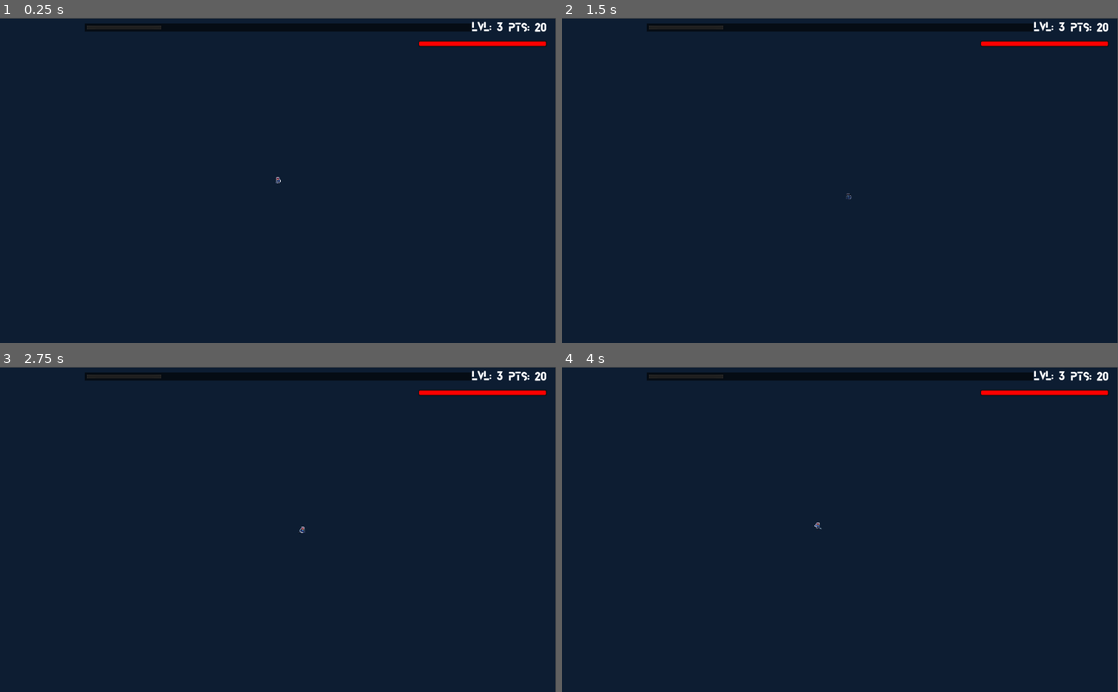
Above: before the commit, frames 1-4 (two rows, left to right).
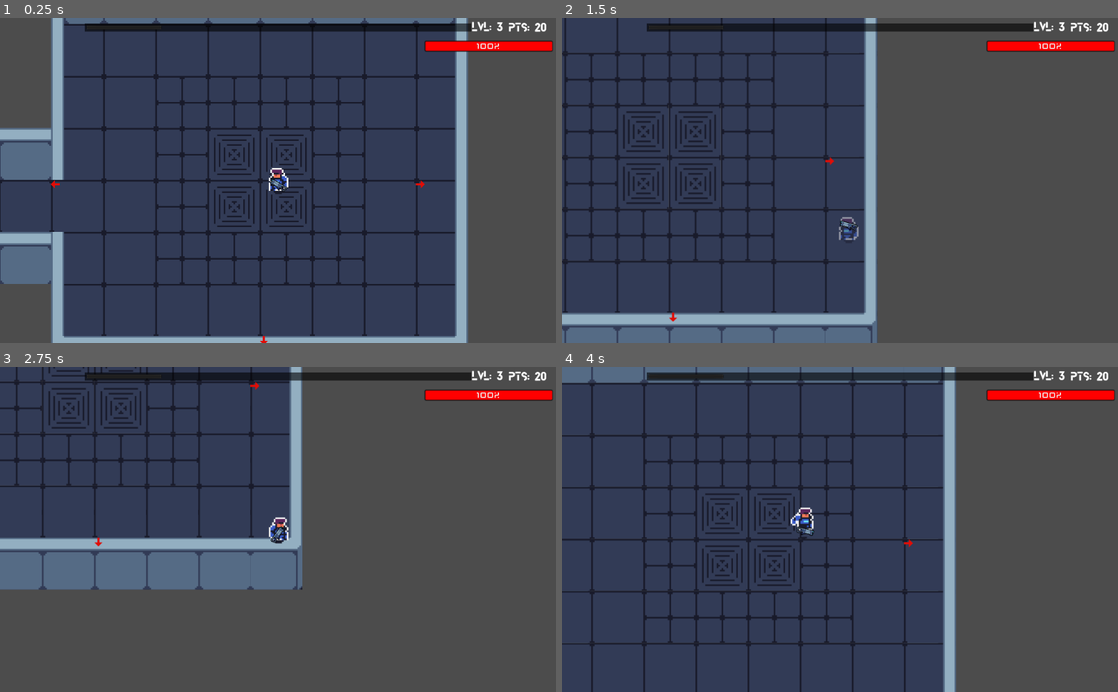
Above: after the commit, the same moments.

Repository: Manteater/H446_NEA
Game: Godot game, scene res://Source/Levels/Dungeon.tscn
Two runs of this game, one before a commit and one after it. Both use one fixed random seed, a clock stepped at 60 frames per second and the inputs below. The engine's default icon, where the game draws it, is replaced by a stand-in: a white triangle on a blue panel in a dark square.
Inputs (mouse positions are in pixels of both pictures, inside the frame that each line leads up to):
- Up to frame 1 (0.25 s): no input
- Up to frame 2 (1.5 s): tap Enter at 0.5 s; move the mouse to (962, 164) at 0.52 s; hold D (move_right) 0.53-1.28 s; tap E (Interact) at 0.6, 1.35 s; move the mouse to (728, 196) at 1.27 s; hold S (move_down) from 1.28 s (still down)
- Up to frame 3 (2.75 s): move the mouse to (333, 458) at 2.02 s; release S (move_down) at 2.03 s; hold D (move_right) from 2.03 s (still down); hold Right mouse button (dash) from 2.03 s (still down); tap E (Interact) at 2.3 s
- Up to frame 4 (4 s): move the mouse to (812, 594) at 2.77 s; release D (move_right) at 2.78 s; release Right mouse button (dash) at 2.78 s; hold W (move_up) 2.78-3.53 s; click (812, 594) at 2.85 s; tap E (Interact) at 3.05, 3.6 s; move the mouse to (1006, 578) at 3.52 s; hold A (move_left) from 3.53 s (still down)

The runs differ from the first frame. In frame 1, 91% of the frame differs, in the area x 0-100%, y 0-100%; in frame 2, 93%; in frame 3, 95%; in frame 4, 93%.

Commit message:
testing stuff

Diff:
--- a/Source/Actors/Drone.tscn
+++ b/Source/Actors/Drone.tscn
@@ -240,7 +240,7 @@
 flip_h = true
 hframes = 10
 vframes = 16
-frame = 7
+frame = 3
 
 [node name="AnimationPlayer" type="AnimationPlayer" parent="."]
 anims/Death = SubResource( 1 )
@@ -274,7 +274,6 @@
 collision_layer = 0
 
 [node name="rangeHitbox" type="CollisionShape2D" parent="Range"]
-position = Vector2( 1, 0 )
 shape = SubResource( 11 )
 
 [connection signal="body_entered" from="WallDetector" to="." method="_on_WallDetector_body_entered"]
--- a/Source/Actors/Player.gd
+++ b/Source/Actors/Player.gd
@@ -106,6 +106,10 @@
 func handleSkillTree():
 	$CanvasLayer/HUD.toggleSkillTree()
 
+func handleShop():
+	get_tree().paused = true#pauses the tree so player cant move
+	$CanvasLayer/HUD/Shop.visible=true#shows the shop
+
 func applyDamage(damage):
 	currentHealth -= damage#applies the damage to the player
 	print(currentHealth)
@@ -138,5 +142,5 @@
 	if interactions:
 		var curInteraction = interactions[0]#fetches the object at index 0
 		match curInteraction.interactValue:#matches the interact value with a given action
-			"open Shop": $CanvasLayer/HUD/Shop.visible=true#in this case the shop will open
+			"open Shop": handleShop()
 			"open skillTree": handleSkillTree()
--- a/Source/Levels/Dungeon.gd
+++ b/Source/Levels/Dungeon.gd
@@ -5,4 +5,4 @@
 	#LevelGenerator.wall = $wall
 	LevelGenerator.ground = $ground
 	LevelGenerator.border=$border
-	LevelGenerator.generateMap(-11)#test
+	LevelGenerator.generateMap(8)#test
--- a/Source/Levels/Dungeon.tscn
+++ b/Source/Levels/Dungeon.tscn
@@ -130,11 +130,8 @@
 zoom = Vector2( 4, 4 )
 
 [node name="Player" parent="." instance=ExtResource( 3 )]
-position = Vector2( -430, -559 )
+position = Vector2( 34, 1 )
 z_index = 1
-
-[node name="Camera2D" parent="Player" index="7"]
-zoom = Vector2( 4, 4 )
 
 [node name="CollisionShape2D" parent="Player/interactionArea" index="0"]
 position = Vector2( 3, -3 )
--- a/Source/Levels/WorldTemplate.tscn
+++ b/Source/Levels/WorldTemplate.tscn
@@ -89,13 +89,20 @@
 [node name="Enemies" type="Node" parent="Navigation2D"]
 
 [node name="Drone" parent="Navigation2D/Enemies" instance=ExtResource( 4 )]
-position = Vector2( 343, 1613 )
+position = Vector2( 1224, 297 )
+health = 100
+speed = 150
+damage = 200
 
 [node name="Stomper" parent="Navigation2D/Enemies" instance=ExtResource( 1 )]
 position = Vector2( 561, 860 )
+health = 1000
+speed = 50
+damage = 100
 
 [node name="RunnerGuy" parent="Navigation2D/Enemies" instance=ExtResource( 5 )]
 position = Vector2( 1428, 672 )
+damage = 100
 
 [node name="Player" parent="Navigation2D" instance=ExtResource( 2 )]
 position = Vector2( 173, 200 )
--- a/Source/Tools/Character.gd
+++ b/Source/Tools/Character.gd
@@ -1,7 +1,7 @@
 extends Resource
 class_name Character
 
-export var speed := 1000
+export var speed := 200
 export var dashSpeed := 1000
 export var health: int
 
@@ -12,9 +12,9 @@
 export var xpNeeded = 100
 export var money = 40
 
-export var bulletSpeed = 1000#the speed that the bullet will travel at
-export var cooldown = 5#this is the cooldown in between shots
+export var bulletSpeed = 500#the speed that the bullet will travel at
+export var cooldown = 10#this is the cooldown in between shots
 export var bulletLifetime = 200#this tracks how long the bullets are alive for
-export var bulletBounces = 3
-export var bulletAmount = 3
+export var bulletBounces = 0
+export var bulletAmount = 1
 export var bulletDamage = 10
--- a/Source/UI/HUD.gd
+++ b/Source/UI/HUD.gd
@@ -11,13 +11,13 @@
 
 func _ready():
 	healthbar.max_value = playerStats.maxHealth
-
+	healthbar.value = playerStats.maxHealth
 
 
 
 func _physics_process(delta):
 	playerStats = Global.characterSave
-	healthbar.value = (playerStats.health/playerStats.maxHealth)*100
+	healthbar.value = playerStats.health
 	expBar.value = playerStats.xp
 	xpLvl.text = "Lvl: "+ String(playerStats.level)
 	xpPoints.text = "Pts: "+String(playerStats.xpPoints)
--- a/Source/UI/HUD.tscn
+++ b/Source/UI/HUD.tscn
@@ -10,6 +10,10 @@
 [ext_resource path="res://Source/UI/Title.tscn" type="PackedScene" id=8]
 [ext_resource path="res://Source/UI/Menus/skillTree.tscn" type="PackedScene" id=9]
 [ext_resource path="res://Source/UI/Menus/Shop.tscn" type="PackedScene" id=10]
+
+[sub_resource type="DynamicFont" id=5]
+size = 20
+font_data = ExtResource( 1 )
 
 [sub_resource type="StyleBoxFlat" id=2]
 bg_color = Color( 0, 0, 0, 0.364706 )
@@ -36,10 +40,6 @@
 size = 85
 font_data = ExtResource( 1 )
 
-[sub_resource type="DynamicFont" id=5]
-size = 20
-font_data = ExtResource( 1 )
-
 [node name="HUD" type="Control"]
 pause_mode = 2
 anchor_right = 1.0
@@ -47,6 +47,22 @@
 size_flags_horizontal = 3
 size_flags_vertical = 3
 script = ExtResource( 6 )
+
+[node name="xpPoints" parent="." instance=ExtResource( 8 )]
+margin_left = 425.0
+margin_top = 5.0
+margin_right = 479.0
+margin_bottom = 30.0
+custom_fonts/font = SubResource( 5 )
+text = "Pts:"
+
+[node name="xpLvl" parent="." instance=ExtResource( 8 )]
+margin_left = 357.0
+margin_top = 4.0
+margin_right = 411.0
+margin_bottom = 29.0
+custom_fonts/font = SubResource( 5 )
+text = "Lvl:"
 
 [node name="xpBar" type="ProgressBar" parent="."]
 anchor_left = 0.5
@@ -59,7 +75,7 @@
 custom_colors/font_color_shadow = Color( 0, 0, 0, 1 )
 custom_styles/bg = SubResource( 2 )
 step = 1.0
-value = 50.0
+rounded = true
 percent_visible = false
 
 [node name="healthBar" type="ProgressBar" parent="."]
@@ -67,17 +83,14 @@
 anchor_top = 0.5
 anchor_right = 1.0
 anchor_bottom = 0.5
-margin_left = -18.0
-margin_top = -248.0
-margin_right = 216.0
+margin_left = -241.0
+margin_top = -257.0
+margin_right = -7.0
 margin_bottom = -239.0
-rect_rotation = 180.0
 theme = ExtResource( 7 )
 custom_styles/fg = SubResource( 3 )
 custom_styles/bg = SubResource( 4 )
 step = 1.0
-value = 100.0
-percent_visible = false
 
 [node name="PauseOverlay" type="ColorRect" parent="."]
 visible = false
@@ -165,21 +178,5 @@
 [node name="skillTree" parent="." instance=ExtResource( 9 )]
 visible = false
 
-[node name="xpPoints" parent="." instance=ExtResource( 8 )]
-margin_left = 425.0
-margin_top = 5.0
-margin_right = 479.0
-margin_bottom = 30.0
-custom_fonts/font = SubResource( 5 )
-text = "Pts:"
-
-[node name="xpLvl" parent="." instance=ExtResource( 8 )]
-margin_left = 357.0
-margin_top = 4.0
-margin_right = 411.0
-margin_bottom = 29.0
-custom_fonts/font = SubResource( 5 )
-text = "Lvl:"
-
 [connection signal="button_up" from="PauseOverlay/VBoxContainer/MarginContainer3/ContinueButton" to="." method="_on_ContinueButton_button_up"]
 [connection signal="button_up" from="PauseOverlay/VBoxContainer/MarginContainer5/button" to="." method="_on_button_button_up"]
--- a/Source/UI/Menus/Shop.gd
+++ b/Source/UI/Menus/Shop.gd
@@ -1,7 +1,12 @@
 extends Control
 
 
+func _ready():
+	set_as_toplevel(true)#this means it processes above everything else meaning that the buttons can be clicked
 
+func _physics_process(delta):
+	$MoneyLbl.text = "Money: "+str(Global.characterSave.money)#sets the money variable to the textbox
 
 func _on_button_pressed():
-	visible = false
+	visible = false#makes itself invisible again
+	get_tree().paused = false#unpauses the game
--- a/Source/UI/Menus/Shop.tscn
+++ b/Source/UI/Menus/Shop.tscn
@@ -4,17 +4,7 @@
 [ext_resource path="res://Source/UI/Title.tscn" type="PackedScene" id=2]
 [ext_resource path="res://Assets/UI/fonts/Blanka.otf" type="DynamicFontData" id=3]
 [ext_resource path="res://Source/UI/Buttons/button.tscn" type="PackedScene" id=4]
-
-[sub_resource type="GDScript" id=3]
-script/source = "extends Control
-
-
-func _physics_process(delta):
-	$MoneyLbl.text = \"Money: \"+str(Global.characterSave.money)
-
-func _on_button_pressed():
-	visible = false
-"
+[ext_resource path="res://Source/UI/Menus/Shop.gd" type="Script" id=5]
 
 [sub_resource type="DynamicFont" id=1]
 size = 50
@@ -25,9 +15,21 @@
 font_data = ExtResource( 3 )
 
 [node name="Shop" type="Control"]
-margin_right = 1024.0
-margin_bottom = 600.0
-script = SubResource( 3 )
+pause_mode = 2
+anchor_right = 1.0
+anchor_bottom = 1.0
+size_flags_horizontal = 3
+size_flags_vertical = 3
+script = ExtResource( 5 )
+
+[node name="ColorRect" type="ColorRect" parent="."]
+anchor_right = 1.0
+anchor_bottom = 1.0
+margin_left = -1.0
+margin_top = 1.0
+margin_right = -1.0
+margin_bottom = 1.0
+color = Color( 0.054902, 0.117647, 0.2, 1 )
 
 [node name="Title" parent="." instance=ExtResource( 2 )]
 margin_left = -130.5
@@ -35,18 +37,6 @@
 margin_bottom = 61.0
 custom_fonts/font = SubResource( 1 )
 text = "SHOP"
-
-[node name="CanvasLayer" type="CanvasLayer" parent="."]
-layer = -4
-
-[node name="ColorRect" type="ColorRect" parent="CanvasLayer"]
-anchor_right = 1.0
-anchor_bottom = 1.0
-margin_left = -1.0
-margin_top = 1.0
-margin_right = -1.0
-margin_bottom = 1.0
-color = Color( 0.054902, 0.117647, 0.2, 1 )
 
 [node name="MoneyLbl" parent="." instance=ExtResource( 2 )]
 anchor_left = 1.0
